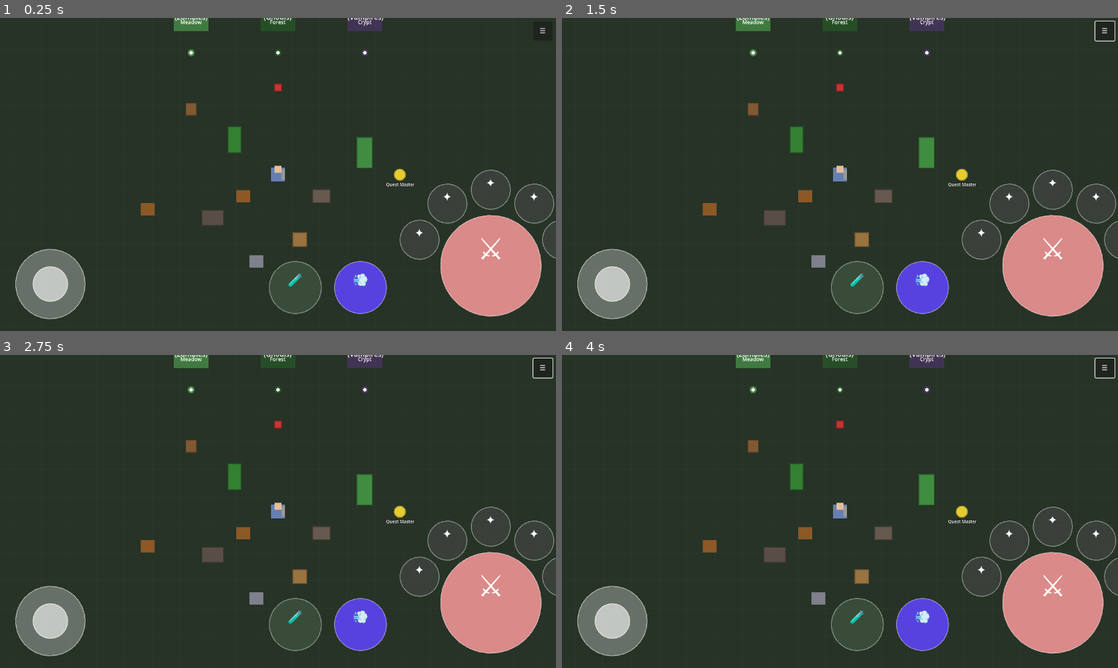
Above: before the commit, frames 1-4 (two rows, left to right).
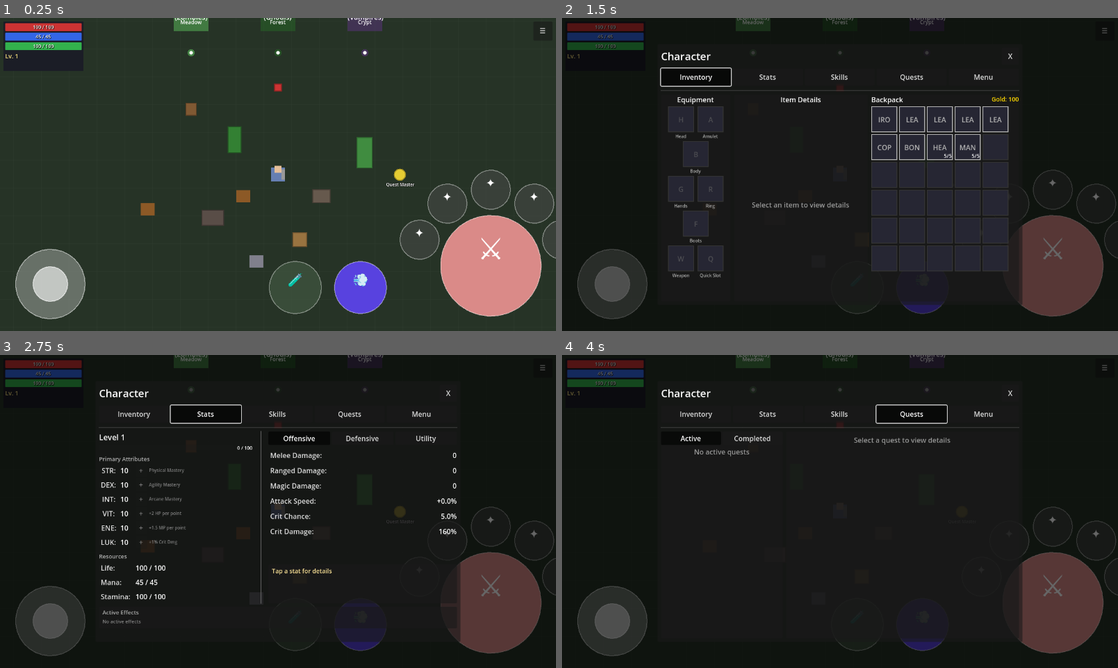
Above: after the commit, the same moments.

Repository: MatousHruska/MobileTestia
Game: Godot game, scene res://scenes/world/test_zone.tscn
Two runs of this game, one before a commit and one after it. Both use one fixed random seed, a clock stepped at 60 frames per second and the inputs below.
Inputs (mouse positions are in pixels of both pictures, inside the frame that each line leads up to):
- Up to frame 1 (0.25 s): no input
- Up to frame 2 (1.5 s): click "☰" at 0.5 s; click (695, 77) at 1.25 s, where only the run after the commit has a clickable "Inventory"
- Up to frame 3 (2.75 s): click (205, 414) at 2 s, where only the run after the commit has a clickable "Stats"
- Up to frame 4 (4 s): click (840, 414) at 2.75 s, where only the run after the commit has a clickable "Skills"; click (912, 414) at 3.5 s, where only the run after the commit has a clickable "Quests"

The runs differ from the first frame. In frame 1, 1.1% of the frame differs, in the area x 0-15%, y 1-17%; in frame 2, 86%; in frame 3, 98%; in frame 4, 99%, in the area x 0-100%, y 0-100%.
Error before the commit: Parse Error: Identifier "interact_button" not declared in the current scope. (res://scripts/ui/hud.gd:354)

Commit message:
Fix interact_button reference in flash function

Diff:
--- a/scripts/ui/hud.gd
+++ b/scripts/ui/hud.gd
@@ -351,17 +351,19 @@
 
 
 func _flash_interact_button_red() -> void:
-	if not interact_button:
+	if not combat_hud or not combat_hud.interact_button:
 		return
 
+	var btn := combat_hud.interact_button
+
 	# Store original modulate
-	var original_color := interact_button.modulate
+	var original_color: Color = btn.modulate
 
 	# Flash red a few times
 	var tween := create_tween()
 	for i in 3:
-		tween.tween_property(interact_button, "modulate", Color(1.0, 0.3, 0.3), 0.1)
-		tween.tween_property(interact_button, "modulate", original_color, 0.1)
+		tween.tween_property(btn, "modulate", Color(1.0, 0.3, 0.3), 0.1)
+		tween.tween_property(btn, "modulate", original_color, 0.1)
 
 
 ## Debug
